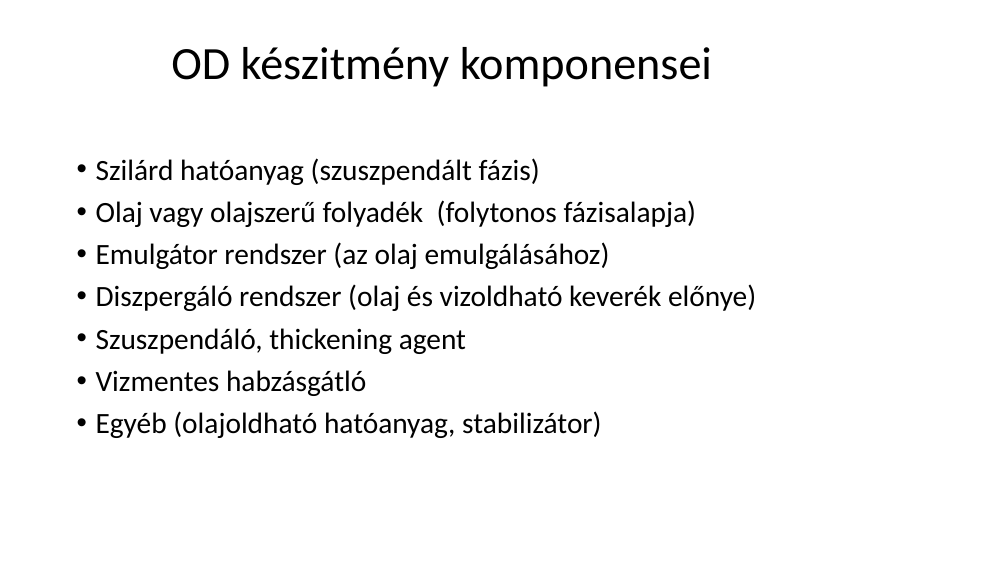
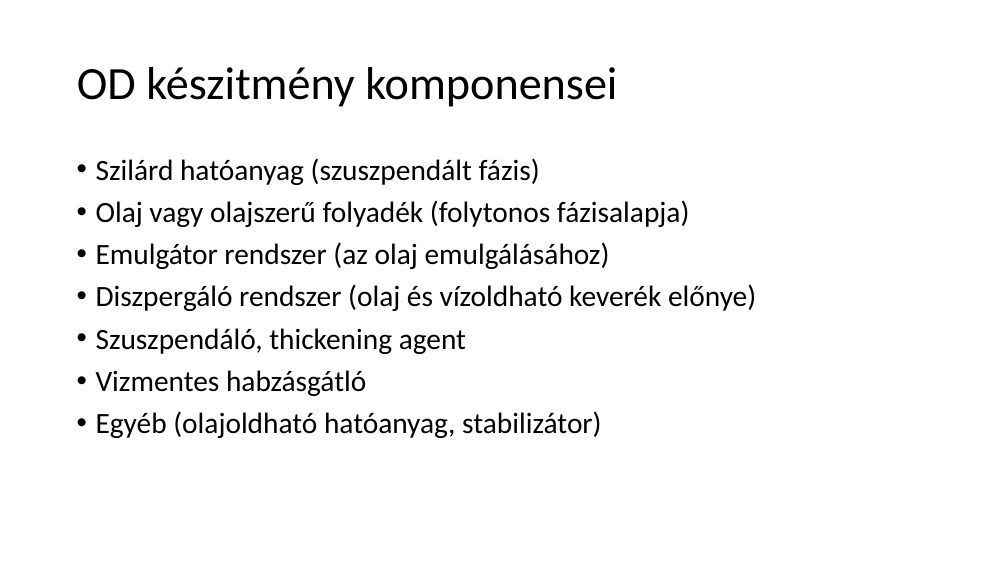
Before and after one commit to LilianaBohus/chemistry-presenations, a slide deck: slide 49 of oil-based-suspensions.ppt. Drawn at 1008x567 pixels with LibreOffice and Linux fonts; fonts in the diff are those of the drawing. Boxes give left, top, right and bottom in pixels: in the first picture for what was removed or moved away, otherwise in the second. Text is boxed around its words. In the diff, an @@ line names an element or a change of style, - is before the commit and + after.

```diff
--- a/oil-based-suspensions.ppt
+++ b/oil-based-suspensions.ppt
@@ title "OD készitmény komponensei": place and size @@
-title "OD készitmény komponensei" at (171,47,712,87)
+title "OD készitmény komponensei" at (77,67,617,107)
@@ text at (96,284,756,311): text changed @@
-• Diszpergáló rendszer (olaj és vizoldható keverék előnye)
+• Diszpergáló rendszer (olaj és vízoldható keverék előnye)
```
Also in this commit, not shown: 8 other slides changed, 1 slide added, 1 slide removed.
